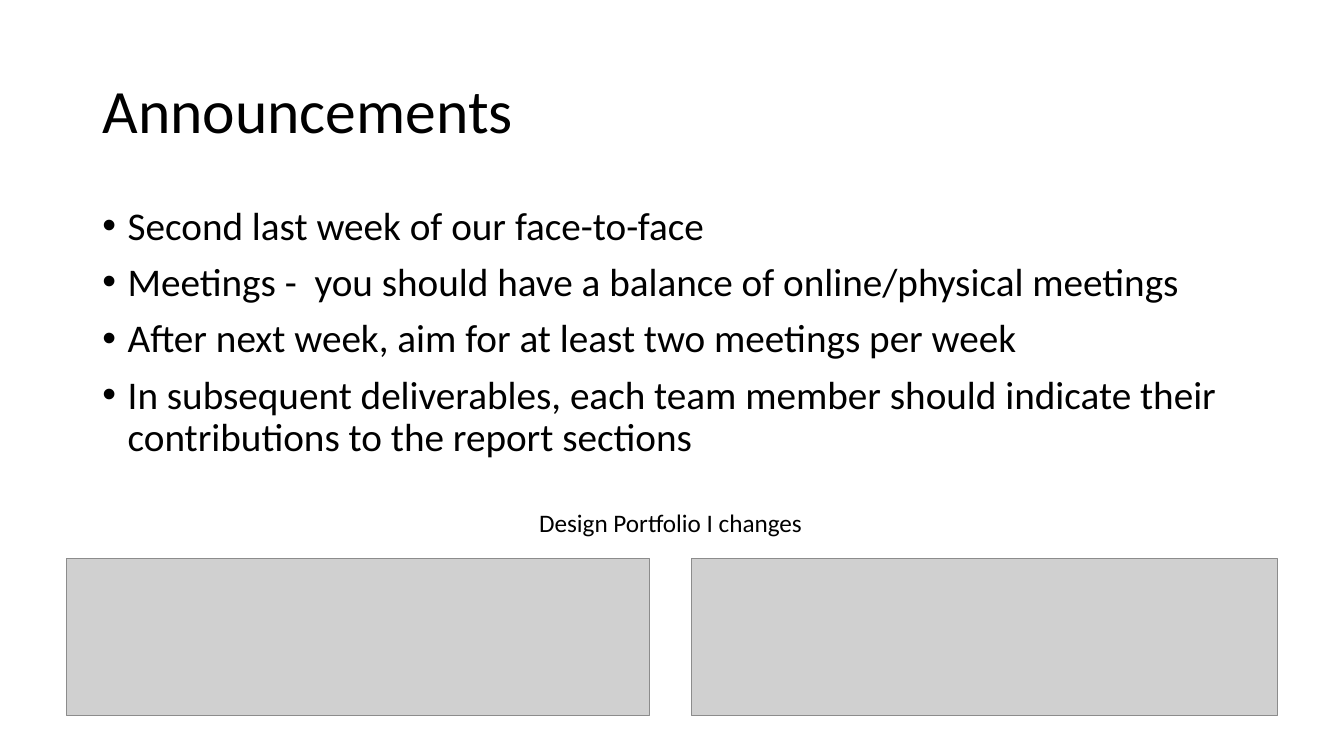
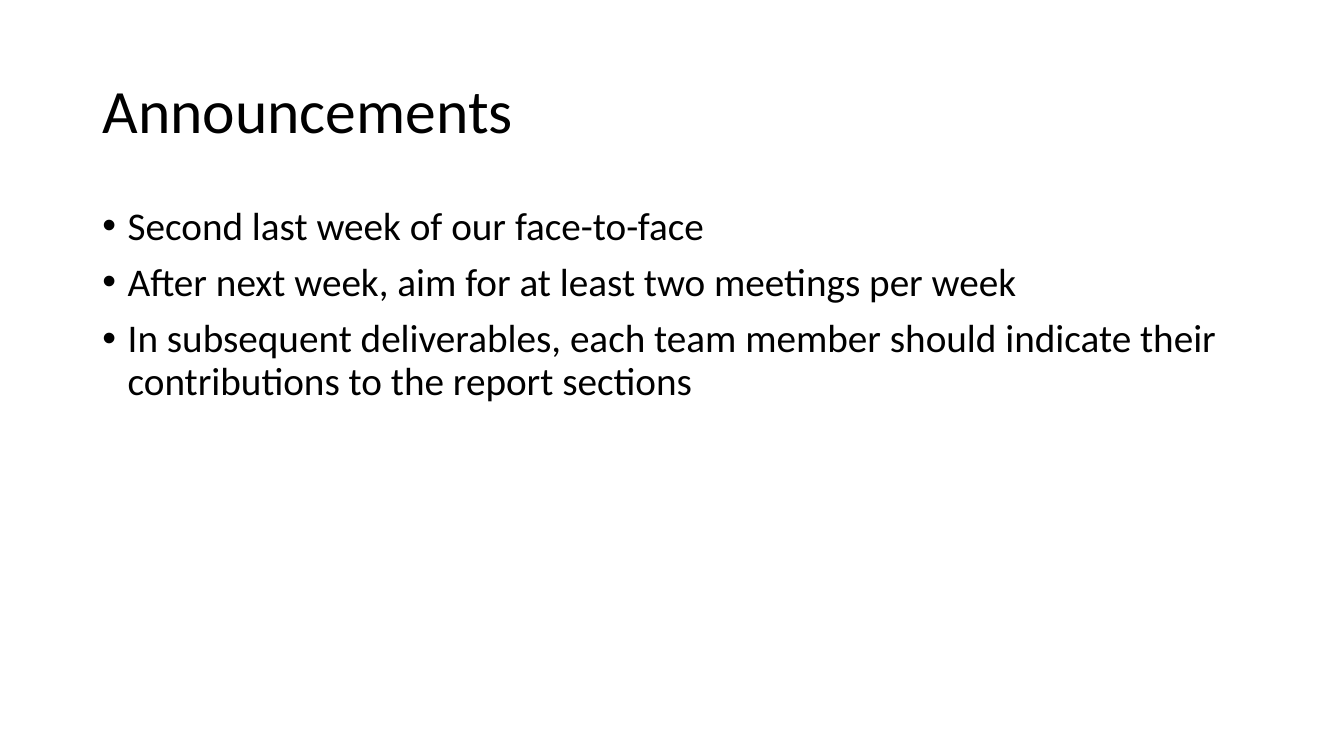
Before and after one commit to johnxu21/johnxu21.github.io, a slide deck: slide 2 of teaching/CS472/Timetable/OOD-V2.pptx. Drawn at 1344x756 pixels with LibreOffice and Linux fonts; fonts in the diff are those of the drawing; grey boxes stand for pictures. Boxes give left, top, right and bottom in pixels: in the first picture for what was removed or moved away, otherwise in the second. Text is boxed around its words. In the diff, an @@ line names an element or a change of style, - is before the commit and + after.

```diff
--- a/teaching/CS472/Timetable/OOD-V2.pptx
+++ b/teaching/CS472/Timetable/OOD-V2.pptx
@@ text at (128, 268, 1178, 303): paragraph removed @@
-• Meetings - you should have a balance of online/physical meetings
@@ text removed at (539, 514, 802, 537) @@
-Design Portfolio I changes
@@ picture removed at (67, 559, 650, 716) @@
@@ picture removed at (692, 559, 1278, 716) @@
```
Also in this commit, not shown: 6 other slides changed, 1 other file.
